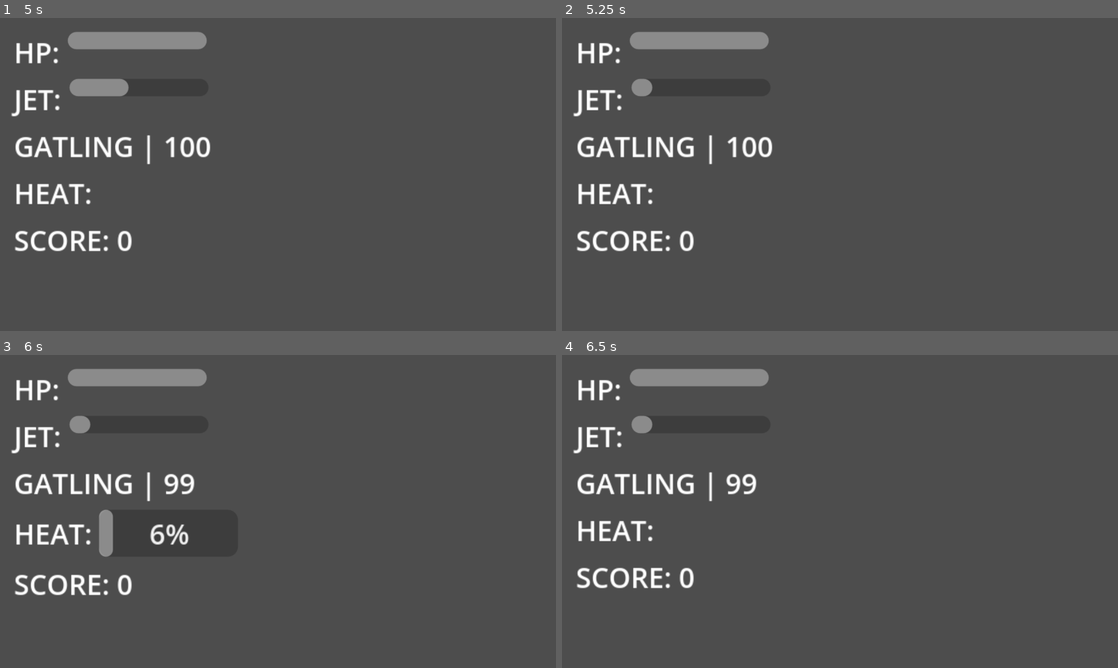
Above: before the commit, frames 1-4 (two rows, left to right).
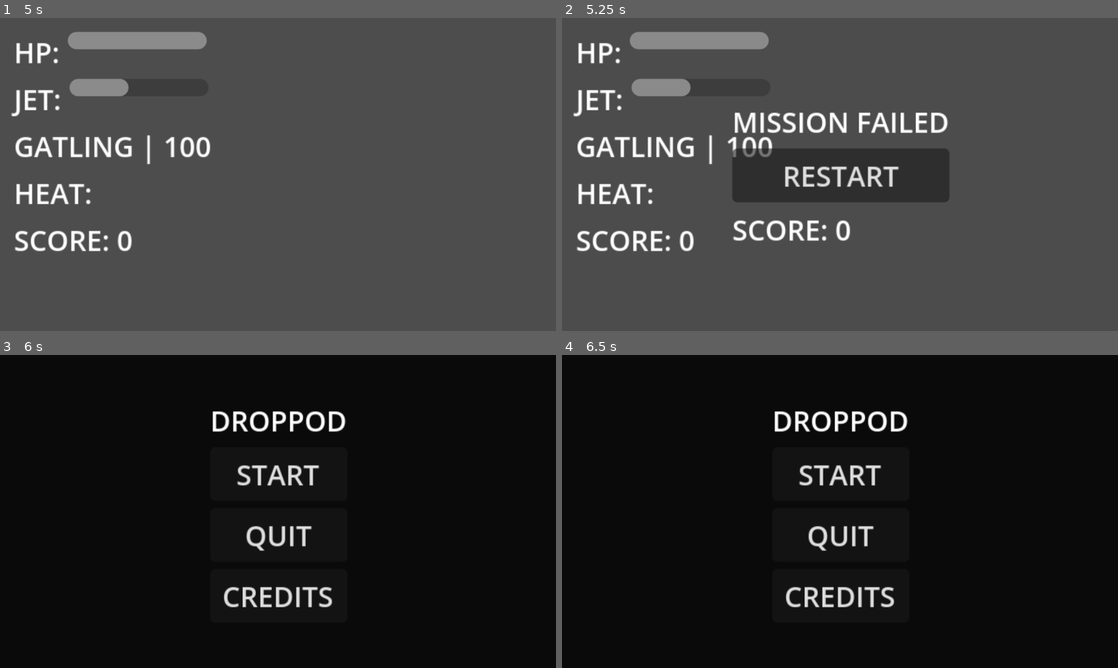
Above: after the commit, the same moments.

Repository: s29741-pj/SGD_DropPod
Game: Godot game, scene res://scenes/main_menu.tscn
Two runs of this game, one before a commit and one after it. Both use one fixed random seed, a clock stepped at 60 frames per second and the inputs below.
Inputs (mouse positions are in pixels of both pictures, inside the frame that each line leads up to):
- Up to frame 1 (5 s): click "START" at 0.5 s; move the mouse to (400, 158) at 1.27 s; hold S (crouch) 1.28-2.03 s; hold Right (ui_right) 1.28-2.78 s; tap W (jump) at 1.52, 2.27, 3.77, 4.52 s; move the mouse to (166, 190) at 2.02 s; tap Space (jetpack) at 2.1, 4.25 s; tap Enter at 2.75 s; move the mouse to (333, 105) at 2.77 s; hold Left (ui_left) 2.78-3.53 s; right-click (333, 105) at 2.85 s; move the mouse to (250, 237) at 3.52 s; hold Right (ui_right) from 3.53 s (still down); tap Q (switch_weapon) at 3.6 s; move the mouse to (444, 221) at 4.27 s; hold S (crouch) from 4.28 s (still down)
- Up to frame 2 (5.25 s): tap Enter at 5 s; move the mouse to (673, 127) at 5.02 s; release Right (ui_right) at 5.03 s; release S (crouch) at 5.03 s; hold Left (ui_left) from 5.03 s (still down); tap Space (jetpack) at 5.1 s
- Up to frame 3 (6 s): tap W (jump) at 5.27 s; release Left (ui_left) at 5.75 s; click (278, 511) at 5.75 s, where only the run after the commit has a clickable "RESTART"
- Up to frame 4 (6.5 s): no input

Frame 1 is identical in both runs. In frame 2, 8.8% of the frame differs, in the area x 15-70%, y 19-72%; in frame 3, 100%, in the area x 0-100%, y 0-100%; in frame 4, 100%.

Commit message:
Checkpoint system, enemies collision fixes

Diff:
--- a/enemy_shooter.gd
+++ b/enemy_shooter.gd
@@ -22,19 +22,29 @@
 	detection_area.body_exited.connect(_on_body_exited)
 
 func _physics_process(delta):
+
 	if not is_on_floor():
 		velocity.y += GRAVITY * delta
 
 	if is_chasing and player_ref:
-		direction = sign(player_ref.global_position.x - global_position.x)
-		velocity.x = SPEED_CHASE * direction
-		# Skocz gdy gracz jest wyżej i wróg stoi na podłodze
+		var dist = global_position.distance_to(player_ref.global_position)
+		if dist > PREFERRED_DISTANCE:
+			direction = sign(player_ref.global_position.x - global_position.x)
+			velocity.x = SPEED_CHASE * direction
+		else:
+			velocity.x = move_toward(velocity.x, 0, SPEED_CHASE)
+			if can_shoot:
+				shoot()
+		# Skocz tylko gdy gracz jest wyżej
 		var player_above = player_ref.global_position.y < global_position.y - 32
 		if player_above and is_on_floor():
 			velocity.y = JUMP_VELOCITY
-		# Skocz gdy napotka ścianę
+		# Skocz przy ścianie tylko gdy to nie jest gracz
 		if is_on_wall() and is_on_floor():
-			velocity.y = JUMP_VELOCITY
+			var wall_collision = get_slide_collision(0)
+			if wall_collision and not wall_collision.get_collider().is_in_group("player"):
+				velocity.y = JUMP_VELOCITY
+
 	else:
 		velocity.x = SPEED_PATROL * direction
 		floor_detector.position.x = 8 * direction
@@ -50,6 +60,23 @@
 			just_turned = false
 
 	move_and_slide()
+
+		# Zapobiegaj wskakiwaniu na gracza
+	for i in get_slide_collision_count():
+		if i >= get_slide_collision_count():
+			break
+		var collision = get_slide_collision(i)
+		if collision == null:
+			continue
+		var collider = collision.get_collider()
+		if collider == null:
+			continue
+		if collider.is_in_group("player"):
+			# Odepchnij wroga w bok od gracza
+			var push_dir = sign(global_position.x - collider.global_position.x)
+			if push_dir == 0:
+				push_dir = 1
+			velocity.x = push_dir * SPEED_CHASE * 2
 
 func _on_body_entered(body):
 	if body.is_in_group("player"):
--- a/game_over_screen.gd
+++ b/game_over_screen.gd
@@ -22,4 +22,4 @@
 	get_tree().paused = false
 	GameManager.delete_checkpoint()
 	GameManager.reset()
-	get_tree().reload_current_scene()
+	get_tree().change_scene_to_file("res://scenes/main_menu.tscn")
--- a/game_over_screen.tscn
+++ b/game_over_screen.tscn
@@ -3,6 +3,7 @@
 [ext_resource type="Script" uid="uid://c72hsm5kskagn" path="res://game_over_screen.gd" id="1_gt22q"]
 
 [node name="GameOverScreen" type="CanvasLayer" unique_id=388643700]
+process_mode = 3
 script = ExtResource("1_gt22q")
 
 [node name="ScoreLabel" type="Label" parent="." unique_id=1468652086]
@@ -36,7 +37,8 @@
 text = "MISSION FAILED"
 horizontal_alignment = 1
 
-[node name="Button" type="Button" parent="VBoxContainer" unique_id=1496497285]
+[node name="RestartBtn" type="Button" parent="VBoxContainer" unique_id=1496497285]
+process_mode = 3
 layout_mode = 2
 text = "RESTART"
 
@@ -44,4 +46,4 @@
 layout_mode = 2
 text = "SCORE: 0"
 
-[connection signal="pressed" from="VBoxContainer/Button" to="." method="_on_button_pressed"]
+[connection signal="pressed" from="VBoxContainer/RestartBtn" to="." method="_on_button_pressed"]
--- a/scenes/enemy.gd
+++ b/scenes/enemy.gd
@@ -26,13 +26,15 @@
 	if is_chasing and player_ref:
 		direction = sign(player_ref.global_position.x - global_position.x)
 		velocity.x = SPEED_CHASE * direction
-		# Skocz gdy gracz jest wyżej i wróg stoi na podłodze
+		# Skocz tylko gdy gracz jest wyżej
 		var player_above = player_ref.global_position.y < global_position.y - 32
 		if player_above and is_on_floor():
 			velocity.y = JUMP_VELOCITY
-		# Skocz gdy napotka ścianę
+		# Skocz przy ścianie tylko gdy to nie jest gracz
 		if is_on_wall() and is_on_floor():
-			velocity.y = JUMP_VELOCITY
+			var wall_collision = get_slide_collision(0)
+			if wall_collision and not wall_collision.get_collider().is_in_group("player"):
+				velocity.y = JUMP_VELOCITY
 	else:
 		velocity.x = SPEED_PATROL * direction
 		floor_detector.position.x = 8 * direction
@@ -48,6 +50,23 @@
 			just_turned = false
 
 	move_and_slide()
+
+		# Zapobiegaj wskakiwaniu na gracza
+	for i in get_slide_collision_count():
+		if i >= get_slide_collision_count():
+			break
+		var collision = get_slide_collision(i)
+		if collision == null:
+			continue
+		var collider = collision.get_collider()
+		if collider == null:
+			continue
+		if collider.is_in_group("player"):
+			# Odepchnij wroga w bok od gracza
+			var push_dir = sign(global_position.x - collider.global_position.x)
+			if push_dir == 0:
+				push_dir = 1
+			velocity.x = push_dir * SPEED_CHASE * 2
 
 	var slide_count = get_slide_collision_count()
 	for i in slide_count:
--- /dev/null
+++ b/scenes/extraction_zone.gd
@@ -0,0 +1,8 @@
+extends Area2D
+
+func _ready():
+	body_entered.connect(_on_body_entered)
+
+func _on_body_entered(body):
+	if body.is_in_group("player"):
+		GameManager.level_completed.emit()
--- /dev/null
+++ b/scenes/extraction_zone.tscn
@@ -0,0 +1,20 @@
+[gd_scene format=3 uid="uid://by0ovfwt4gnjp"]
+
+[ext_resource type="Script" uid="uid://dcwh06rrv417k" path="res://scenes/extraction_zone.gd" id="1_3al3o"]
+
+[sub_resource type="RectangleShape2D" id="RectangleShape2D_xyt0k"]
+size = Vector2(32, 48)
+
+[node name="ExtractionZone" type="Area2D" unique_id=1189123331]
+collision_layer = 0
+script = ExtResource("1_3al3o")
+
+[node name="CollisionShape2D" type="CollisionShape2D" parent="." unique_id=1370936892]
+shape = SubResource("RectangleShape2D_xyt0k")
+
+[node name="ColorRect" type="ColorRect" parent="." unique_id=1095877145]
+offset_left = -16.0
+offset_top = -24.0
+offset_right = 16.0
+offset_bottom = 24.0
+color = Color(0, 1, 0.26666668, 1)
--- a/scenes/heavy_enemy.gd
+++ b/scenes/heavy_enemy.gd
@@ -50,6 +50,23 @@
 
 	move_and_slide()
 
+		# Zapobiegaj wskakiwaniu na gracza
+	for i in get_slide_collision_count():
+		if i >= get_slide_collision_count():
+			break
+		var collision = get_slide_collision(i)
+		if collision == null:
+			continue
+		var collider = collision.get_collider()
+		if collider == null:
+			continue
+		if collider.is_in_group("player"):
+			# Odepchnij wroga w bok od gracza
+			var push_dir = sign(global_position.x - collider.global_position.x)
+			if push_dir == 0:
+				push_dir = 1
+			velocity.x = push_dir * SPEED_CHASE * 2
+
 	var slide_count = get_slide_collision_count()
 	for i in slide_count:
 		if i >= get_slide_collision_count():
--- a/scenes/levels/level1.tscn
+++ b/scenes/levels/level1.tscn
@@ -16,6 +16,8 @@
 [ext_resource type="PackedScene" uid="uid://b6ahva1ja3a1c" path="res://scenes/hud.tscn" id="14_sbmf2"]
 [ext_resource type="PackedScene" uid="uid://b52oka2dl7ad2" path="res://game_over_screen.tscn" id="15_1xax6"]
 [ext_resource type="PackedScene" uid="uid://chvkrhlhiymbn" path="res://scenes/upgrade_screen.tscn" id="16_g7tkf"]
+[ext_resource type="PackedScene" uid="uid://d4jimp1i1rckl" path="res://scenes/checkpoint.tscn" id="17_1xax6"]
+[ext_resource type="PackedScene" uid="uid://by0ovfwt4gnjp" path="res://scenes/extraction_zone.tscn" id="18_g7tkf"]
 
 [sub_resource type="TileSetAtlasSource" id="TileSetAtlasSource_choun"]
 texture = ExtResource("2_nfihu")
@@ -74,3 +76,12 @@
 [node name="GameOverScreen" parent="." unique_id=388643700 instance=ExtResource("15_1xax6")]
 
 [node name="UpgradeScreen" parent="." unique_id=1077591299 instance=ExtResource("16_g7tkf")]
+
+[node name="Checkpoint" parent="." unique_id=416862586 instance=ExtResource("17_1xax6")]
+position = Vector2(1348, 33)
+
+[node name="Checkpoint2" parent="." unique_id=1752448798 instance=ExtResource("17_1xax6")]
+position = Vector2(3432, 32)
+
+[node name="ExtractionZone" parent="Checkpoint2" unique_id=1189123331 instance=ExtResource("18_g7tkf")]
+position = Vector2(1128, 8)
--- a/scenes/levels/level2.tscn
+++ b/scenes/levels/level2.tscn
@@ -16,6 +16,8 @@
 [ext_resource type="PackedScene" uid="uid://b6ahva1ja3a1c" path="res://scenes/hud.tscn" id="14_yhrca"]
 [ext_resource type="PackedScene" uid="uid://b52oka2dl7ad2" path="res://game_over_screen.tscn" id="15_4eecq"]
 [ext_resource type="PackedScene" uid="uid://chvkrhlhiymbn" path="res://scenes/upgrade_screen.tscn" id="16_b3p8y"]
+[ext_resource type="PackedScene" uid="uid://d4jimp1i1rckl" path="res://scenes/checkpoint.tscn" id="17_sqrei"]
+[ext_resource type="PackedScene" uid="uid://by0ovfwt4gnjp" path="res://scenes/extraction_zone.tscn" id="18_yhrca"]
 
 [sub_resource type="TileSetAtlasSource" id="TileSetAtlasSource_choun"]
 texture = ExtResource("2_8i1lk")
@@ -78,3 +80,12 @@
 
 [node name="AmmoBox" parent="." unique_id=1866117795 instance=ExtResource("10_b3p8y")]
 position = Vector2(1983.6675, 21.388489)
+
+[node name="Checkpoint" parent="." unique_id=416862586 instance=ExtResource("17_sqrei")]
+position = Vector2(222.28331, 22.912949)
+
+[node name="Checkpoint2" parent="." unique_id=51869375 instance=ExtResource("17_sqrei")]
+position = Vector2(2281.9897, 21.473816)
+
+[node name="ExtractionZone" parent="." unique_id=1189123331 instance=ExtResource("18_yhrca")]
+position = Vector2(3896, -56)
--- a/scenes/levels/level4.tscn
+++ b/scenes/levels/level4.tscn
@@ -15,6 +15,8 @@
 [ext_resource type="PackedScene" uid="uid://bagdyta4bx4cg" path="res://scenes/healthpack.tscn" id="11_qtppw"]
 [ext_resource type="PackedScene" uid="uid://bt4hcmhckyxwv" path="res://scenes/enemy_shooter.tscn" id="13_5sfmg"]
 [ext_resource type="PackedScene" uid="uid://c8tarvkchy4i8" path="res://scenes/heavy_enemy.tscn" id="14_tsmbm"]
+[ext_resource type="PackedScene" uid="uid://d4jimp1i1rckl" path="res://scenes/checkpoint.tscn" id="16_tsmbm"]
+[ext_resource type="PackedScene" uid="uid://by0ovfwt4gnjp" path="res://scenes/extraction_zone.tscn" id="17_y3vdi"]
 
 [sub_resource type="TileSetAtlasSource" id="TileSetAtlasSource_choun"]
 texture = ExtResource("2_xx6b8")
@@ -81,3 +83,18 @@
 
 [node name="Healthpack3" parent="." unique_id=37736845 instance=ExtResource("11_qtppw")]
 position = Vector2(961, -35)
+
+[node name="Checkpoint" parent="." unique_id=416862586 instance=ExtResource("16_tsmbm")]
+position = Vector2(1012, -88)
+
+[node name="Checkpoint2" parent="." unique_id=1097768263 instance=ExtResource("16_tsmbm")]
+position = Vector2(1792, -64)
+
+[node name="Checkpoint3" parent="." unique_id=1082423294 instance=ExtResource("16_tsmbm")]
+position = Vector2(1984, -344)
+
+[node name="Checkpoint4" parent="." unique_id=553528174 instance=ExtResource("16_tsmbm")]
+position = Vector2(3152, -80)
+
+[node name="ExtractionZone" parent="." unique_id=1189123331 instance=ExtResource("17_y3vdi")]
+position = Vector2(4000, -24)
--- a/scenes/main_menu.gd
+++ b/scenes/main_menu.gd
@@ -15,6 +15,6 @@
 	get_tree().quit()
 
 func _on_continue_pressed():
-	var data = GameManager.checkpoint_data
-	GameManager.load_checkpoint()
-	get_tree().change_scene_to_file(data["level"])
+	if GameManager.load_checkpoint():
+		var data = GameManager.checkpoint_data
+		get_tree().change_scene_to_file(data["level"])
--- a/scenes/main_menu.tscn
+++ b/scenes/main_menu.tscn
@@ -57,4 +57,4 @@
 
 [node name="ContinueButton" type="Button" parent="VBoxContainer" unique_id=1378165440]
 layout_mode = 2
-text = "Continue"
+text = "LAST CHECKPOINT"
--- a/scenes/player.gd
+++ b/scenes/player.gd
@@ -51,6 +51,10 @@
 const COMBO_WINDOW = 0.8
 
 func _physics_process(delta):
+
+	if global_position.y > 1000:
+		die()
+
 	if not is_on_floor():
 		velocity.y += GRAVITY * delta
 
@@ -91,13 +95,19 @@
 		is_crouching = false
 		stand_shape.disabled = false
 		crouch_shape.disabled = true
-	for i in get_slide_collision_count():
+
+	var player_slide_count = get_slide_collision_count()
+	for i in player_slide_count:
+		if i >= get_slide_collision_count():
+			break
 		var collision = get_slide_collision(i)
 		if collision == null:
 			continue
 		var collider = collision.get_collider()
 		if collider == null:
 			continue
+		if collider.is_in_group("enemy") and not invincible:
+			take_damage(1)
 		if collider.is_in_group("enemy"):
 			var enemy_above = collider.global_position.y < global_position.y - 10
 			if enemy_above:
@@ -289,9 +299,8 @@
 func die():
 	is_dead = true
 	await get_tree().create_timer(1.0).timeout
-	if GameManager.has_checkpoint():
-		var data = GameManager.checkpoint_data
-		get_tree().change_scene_to_file(data["level"])
+	if GameManager.has_checkpoint() and GameManager.checkpoint_data.has("level"):
+		get_tree().change_scene_to_file(GameManager.checkpoint_data["level"])
 	else:
 		get_tree().current_scene.get_node("GameOverScreen").show_game_over()
 
@@ -314,7 +323,7 @@
 
 func _ready():
 	apply_upgrades()
-	if GameManager.has_checkpoint():
+	if GameManager.has_checkpoint() and GameManager.checkpoint_data.has("player_x"):
 		var data = GameManager.checkpoint_data
 		hp = data.get("hp", max_hp)
 		ammo["bolter"] = data.get("ammo_bolter", max_ammo["bolter"])
--- a/scenes/upgrade_screen.tscn
+++ b/scenes/upgrade_screen.tscn
@@ -36,10 +36,13 @@
 text = "POINTS: 0"
 
 [node name="Upgrade1" type="Button" parent="VBoxContainer" unique_id=1955782747]
+process_mode = 3
 layout_mode = 2
 
 [node name="Upgrade2" type="Button" parent="VBoxContainer" unique_id=1217169298]
+process_mode = 3
 layout_mode = 2
 
 [node name="Upgrade3" type="Button" parent="VBoxContainer" unique_id=269299621]
+process_mode = 3
 layout_mode = 2
--- a/scripts/game_manager.gd
+++ b/scripts/game_manager.gd
@@ -77,6 +77,8 @@
 			next_level = "res://scenes/levels/level3.tscn"
 		4:
 			next_level = "res://scenes/levels/level4.tscn"
+		_:
+			next_level = ""
 
 const UPGRADE_COST = 200
 
@@ -95,6 +97,7 @@
 			wave_completed.emit()
 		else:
 			_calculate_time_bonus()
+			advance_level()
 			level_completed.emit()
 
 func start_wave(wave_number):
--- a/upgrade_screen.gd
+++ b/upgrade_screen.gd
@@ -40,6 +40,8 @@
 		return
 	GameManager.score -= GameManager.UPGRADE_COST
 	GameManager.upgrades[offered[index]["id"]] += 1
+	GameManager.checkpoint_data = {}
+	GameManager.delete_checkpoint()
 	get_tree().paused = false
 	hide()
 	get_parent().go_to_next_level(GameManager.next_level)
Not shown, added: scenes/extraction_zone.gd.uid
